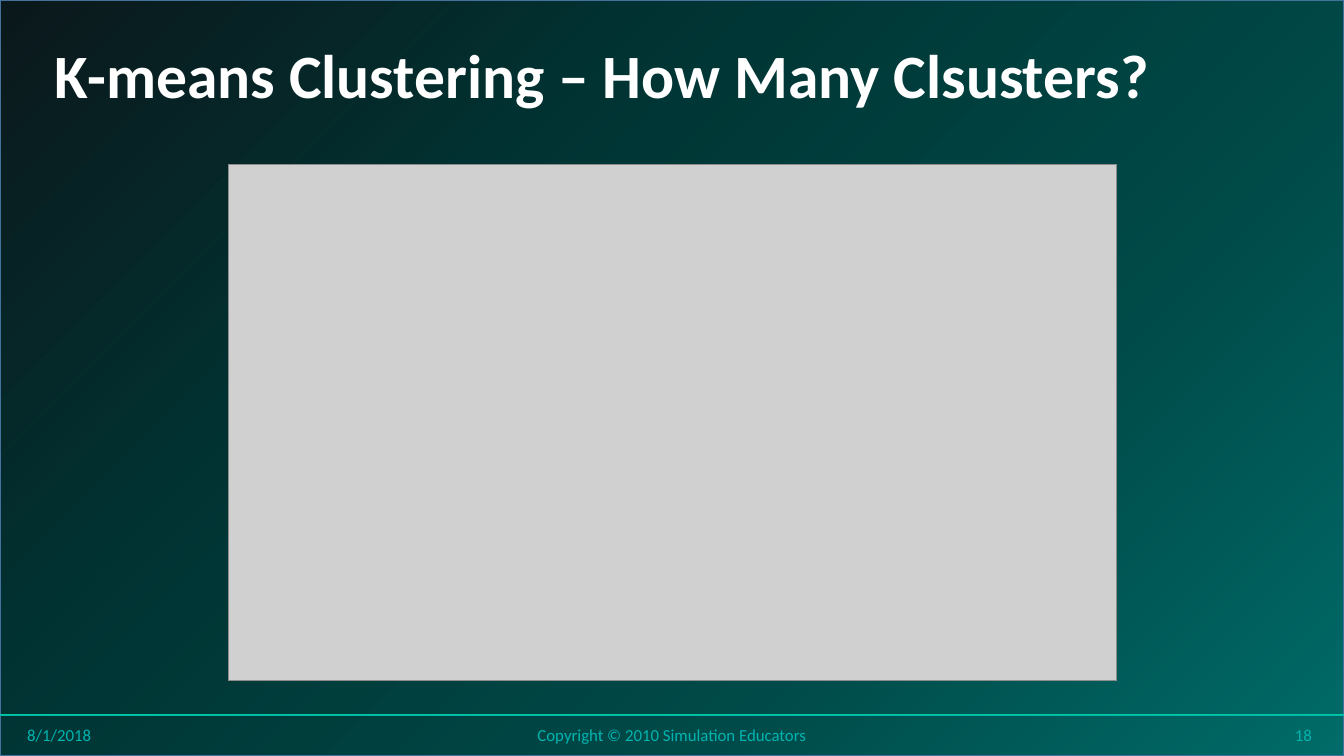
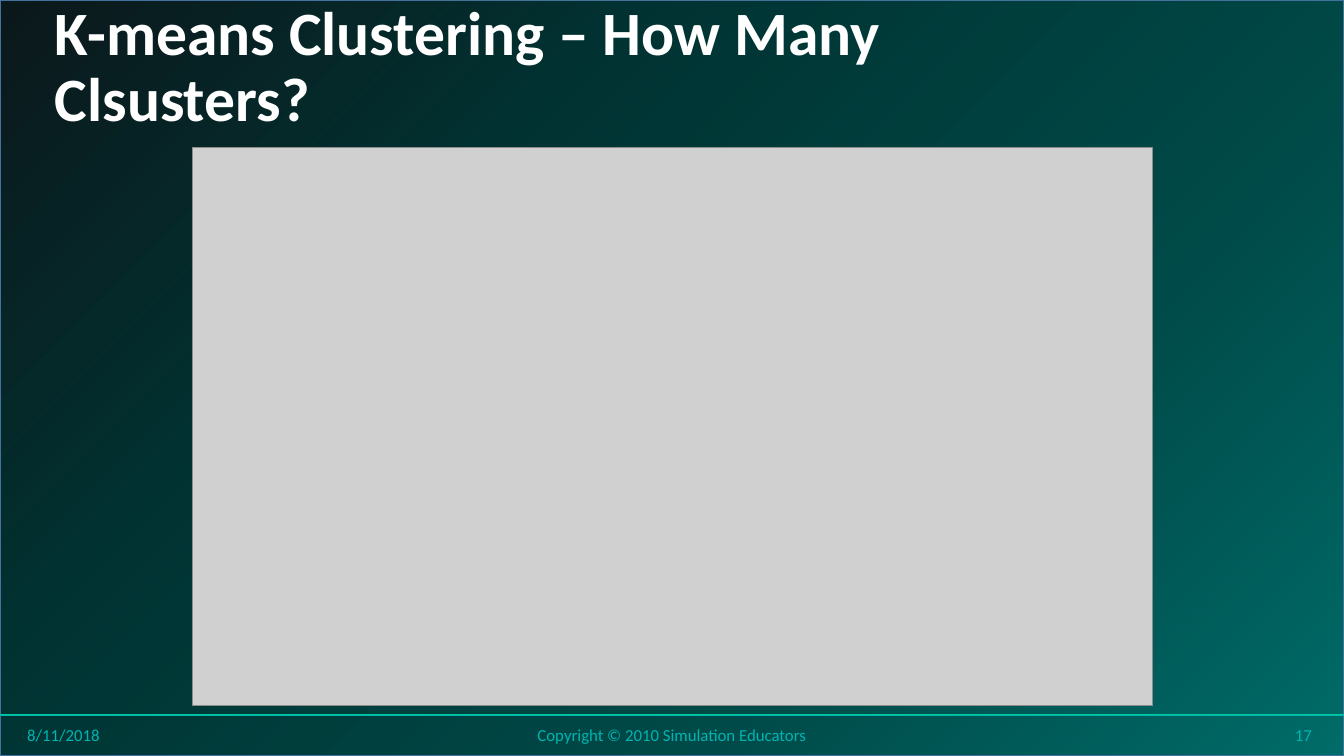
Before and after one commit to stricje1/VIT_University, a slide deck: slide 17 of Data_Analytics_2018/PPT/Lesson 20 - Data Analytics - Text Mining.pptx (slide 18 before the commit). Drawn at 1344x756 pixels with LibreOffice and Linux fonts; fonts in the diff are those of the drawing; grey boxes stand for pictures; background and template pictures are left out. Boxes give left, top, right and bottom in pixels: in the first picture for what was removed or moved away, otherwise in the second. Text is boxed around its words. In the diff, an @@ line names an element or a change of style, - is before the commit and + after.

```diff
--- a/Data_Analytics_2018/PPT/Lesson 20 - Data Analytics - Text Mining.pptx
+++ b/Data_Analytics_2018/PPT/Lesson 20 - Data Analytics - Text Mining.pptx
@@ title "K-means Clustering – How Many ..." rewrapped from <box>55,54,1149,109</box> to <box>55,11,880,122</box> @@
@@ picture: place and size @@
-picture at <box>229,164,1117,682</box>
+picture at <box>193,147,1152,706</box>
@@ text at <box>27,729,99,742</box>: text changed @@
-8/1/2018
+8/11/2018
@@ page number at <box>1295,730,1312,741</box>: text changed @@
-18
+17
```
Also in this commit, not shown: 18 other slides changed, 13 slides added, 2 other files.
